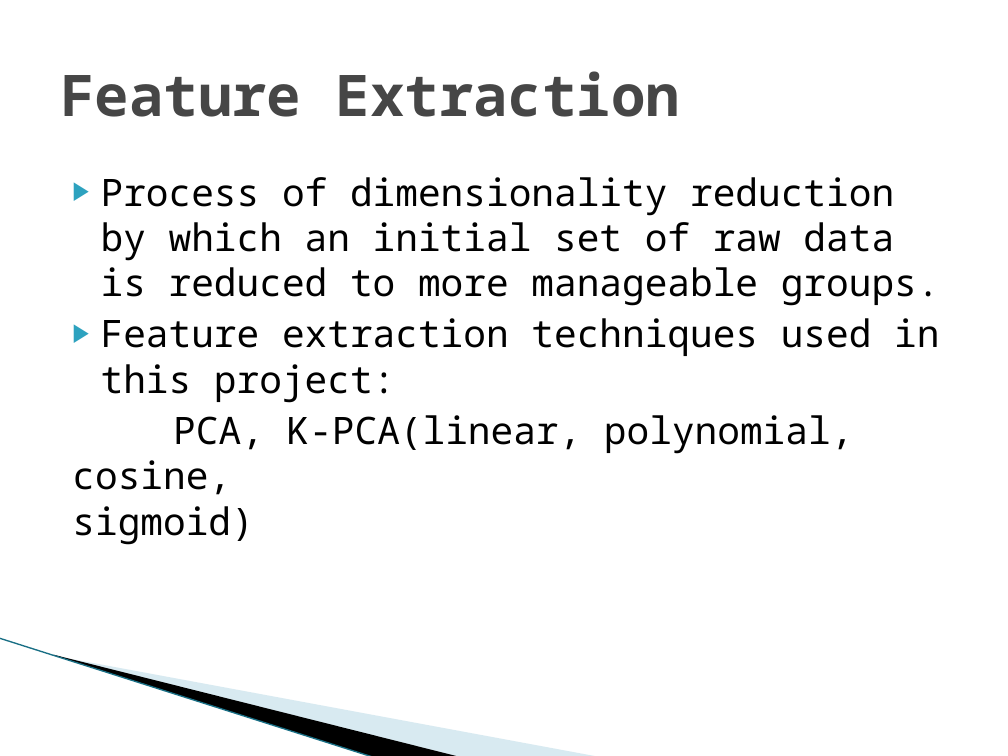
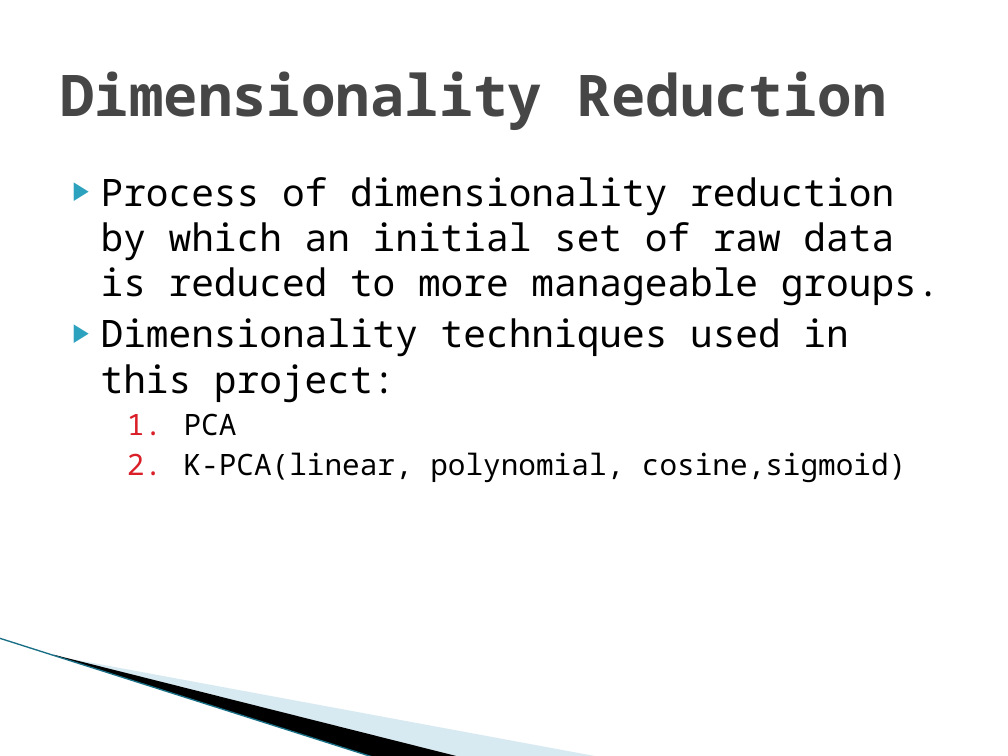
Before and after one commit to Ray784/mini_project, a slide deck: slide 9 of documentation/Project ppt.pptx (slide 7 before the commit). Drawn at 1008x756 pixels with LibreOffice and Linux fonts; fonts in the diff are those of the drawing; background and template pictures are left out. Boxes give left, top, right and bottom in pixels: in the first picture for what was removed or moved away, otherwise in the second. Text is boxed around its words. In the diff, an @@ line names an element or a change of style, - is before the commit and + after.

Commit message:
ppt updated

```diff
--- a/documentation/Project ppt.pptx
+++ b/documentation/Project ppt.pptx
@@ title at [60, 71, 887, 130]: text changed @@
-Feature Extraction
+Dimensionality Reduction
@@ text at [101, 318, 906, 483]: text changed @@
-▶ Feature extraction techniques used in this project:
-PCA, K-PCA(linear, polynomial, cosine, sigmoid)
+▶ Dimensionality techniques used in this project:
+    1. PCA
+    2. K-PCA(linear, polynomial, cosine,sigmoid)
```
Also in this commit, not shown: 1 other slide changed, 3 slides added.
